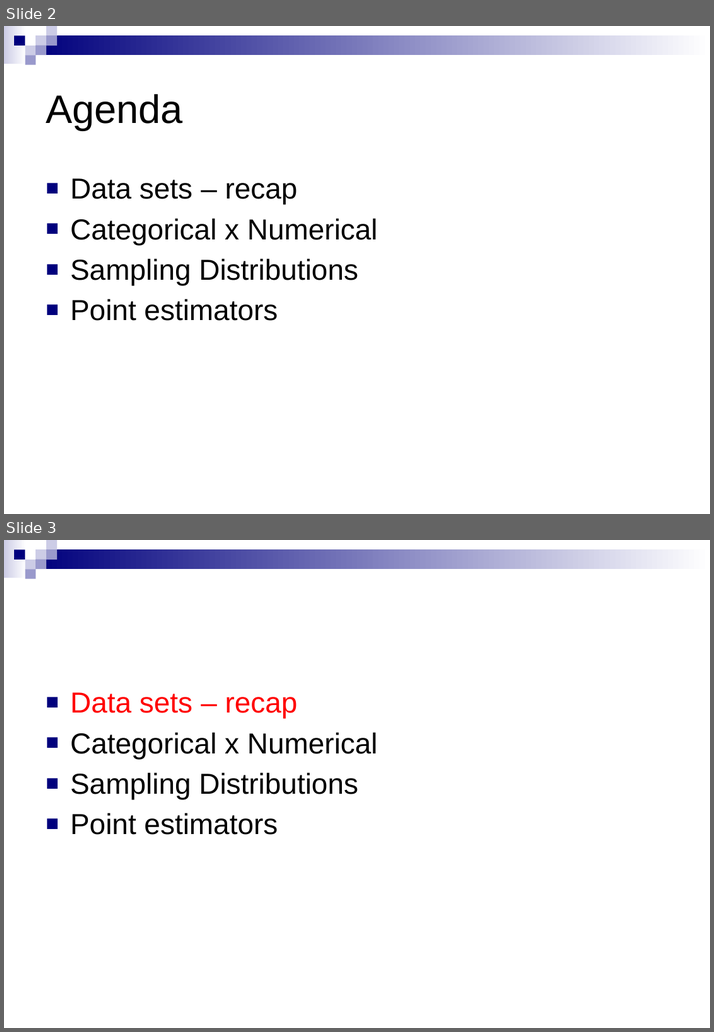
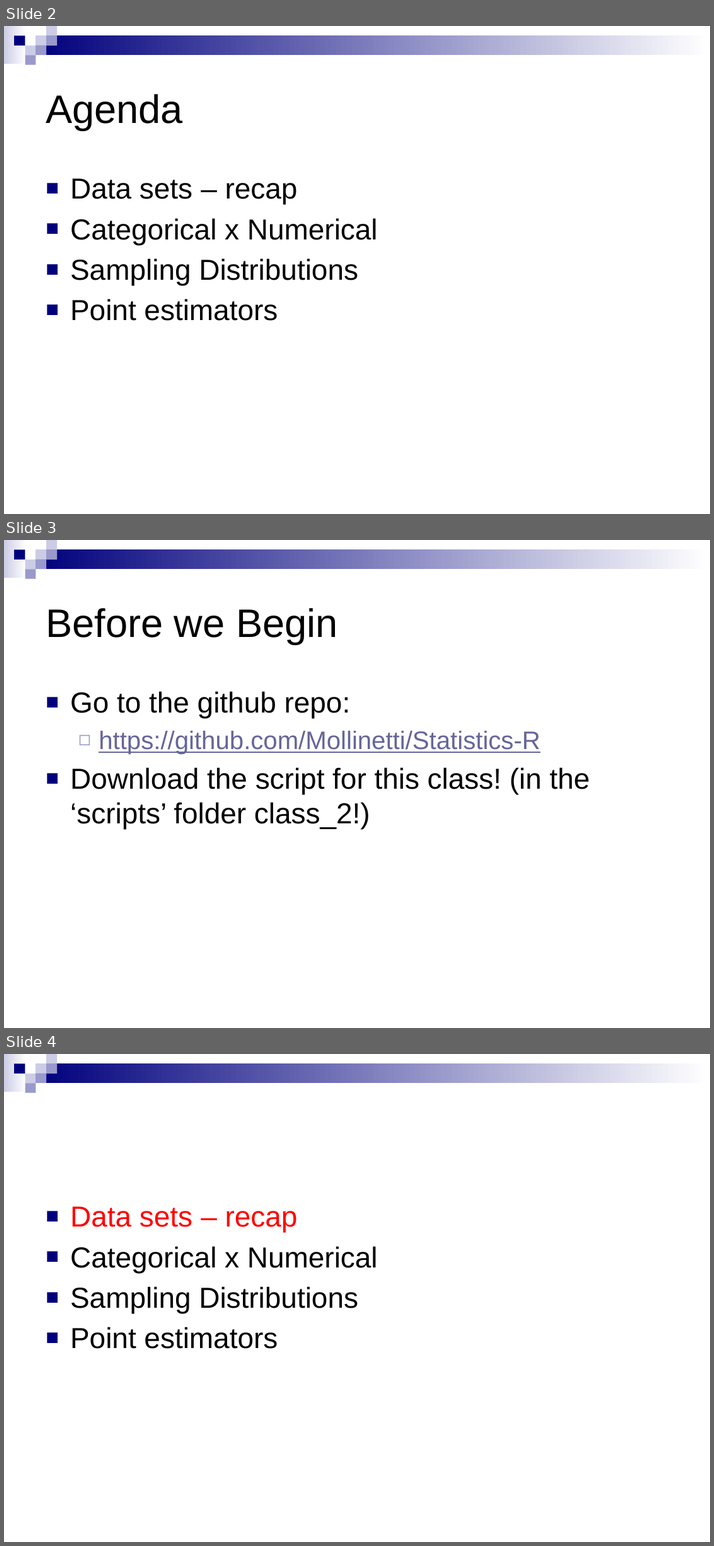
Before and after one commit to Mollinetti/Experiment-Design-R, a slide deck: Class_2.0.pptx. Shown one above the other, each under a label of ours: slides 2 and 3 before the commit, slides 2, 3 and 4 after it. The pictures are 714x1032 and 714x1546 pixels, drawn with LibreOffice and Linux fonts; fonts in the diff are those of the drawing. Boxes give left, top, right and bottom in pixels: in the first picture for what was removed or moved away, otherwise in the second. Text is boxed around its words. In the diff, an @@ line names an element or a change of style, - is before the commit and + after.

Commit message:
changed class 2 added scripts

```diff
--- a/Class_2.0.pptx
+++ b/Class_2.0.pptx
@@ slide 3 added at (4,540,710,1028), background #FFFFFF; not listed: 9 template elements that a slide beside it also shows @@
@@ title added at (46,608,338,644), 44 pt, text #000000 @@
+Before we Begin
@@ text added at (70,691,590,829), 32 pt, text #000000 @@
+■ Go to the github repo:
+  ◻ https://github.com/Mollinetti/Statistics-R
+■ Download the script for this class! (in the ‘scripts’ folder class_2!)
@@ what was slide 3 is now slide 4 @@
```
Also in this commit, not shown: 3 other slides added, 2 other files.
